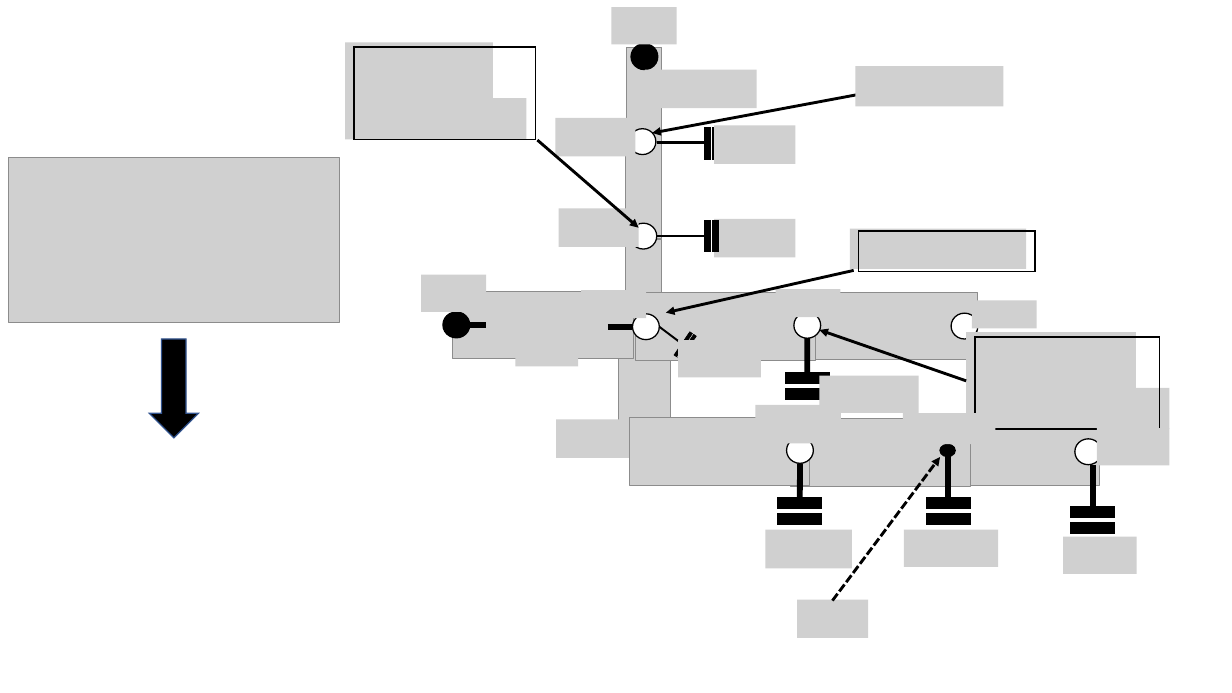
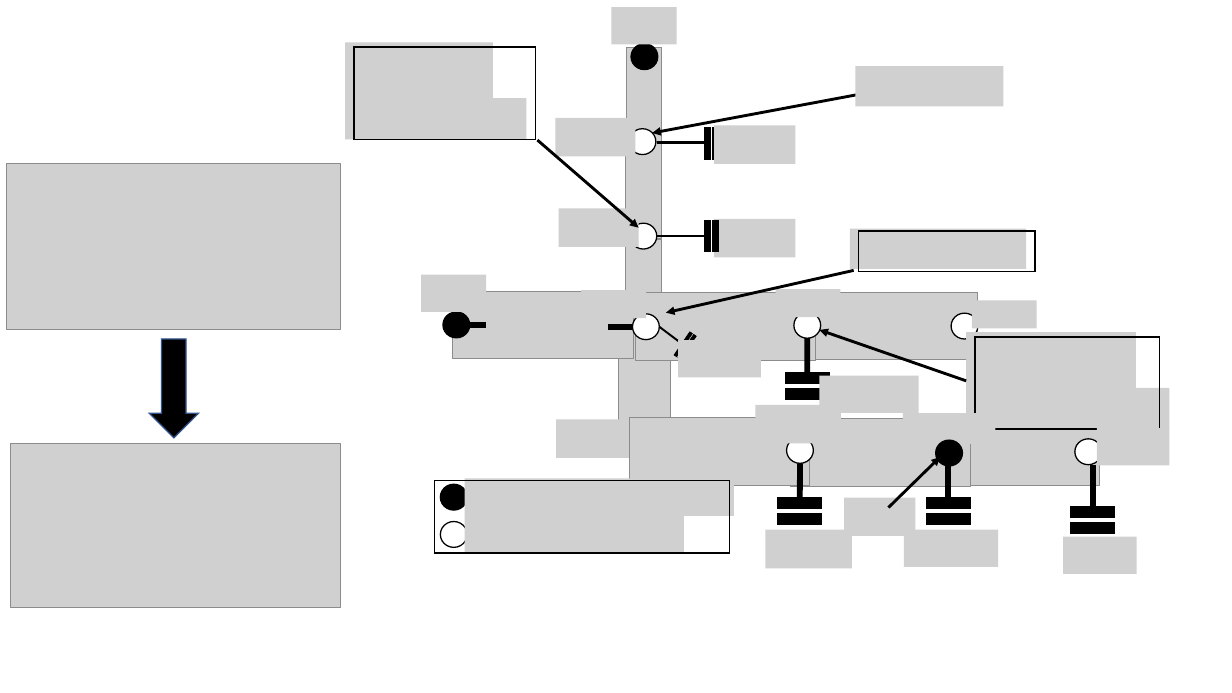
Before and after one commit to xixihaha1995/Hybrid_RC_GGMR, a slide deck: slide 2 of rc_network.pptx. Drawn at 1232x693 pixels with LibreOffice and Linux fonts; fonts in the diff are those of the drawing; grey boxes stand for pictures. Boxes give left, top, right and bottom in pixels: in the first picture for what was removed or moved away, otherwise in the second. Text is boxed around its words. In the diff, an @@ line names an element or a change of style, - is before the commit and + after.

```diff
--- a/rc_network.pptx
+++ b/rc_network.pptx
@@ picture removed at [645, 69, 757, 108] @@
@@ picture: place and size @@
-picture at [8, 158, 339, 323]
+picture at [6, 164, 340, 330]
@@ picture removed at [516, 344, 579, 366] @@
@@ picture added at [11, 444, 341, 608] @@
@@ ellipse: place and size @@
-ellipse at [940, 445, 955, 457]
+ellipse at [936, 440, 963, 466]
@@ picture added at [465, 479, 735, 516] @@
@@ arrow moved from (833, 601) - (940, 457) to (889, 507) - (940, 457) @@
@@ arrow (889, 507) - (940, 457): stroke #000000 2.25 pt dashed to #000000 2.25 pt @@
@@ rectangle added at [434, 481, 729, 554], outline #000000 1 pt @@
@@ ellipse added at [441, 484, 468, 510], fill #000000, outline #000000 1 pt @@
@@ picture added at [845, 497, 916, 536] @@
@@ ellipse added at [441, 521, 468, 547], outline #000000 1 pt @@
@@ picture added at [465, 516, 684, 553] @@
@@ picture removed at [798, 600, 869, 639] @@
```
Also in this commit, not shown: 4 other files.
